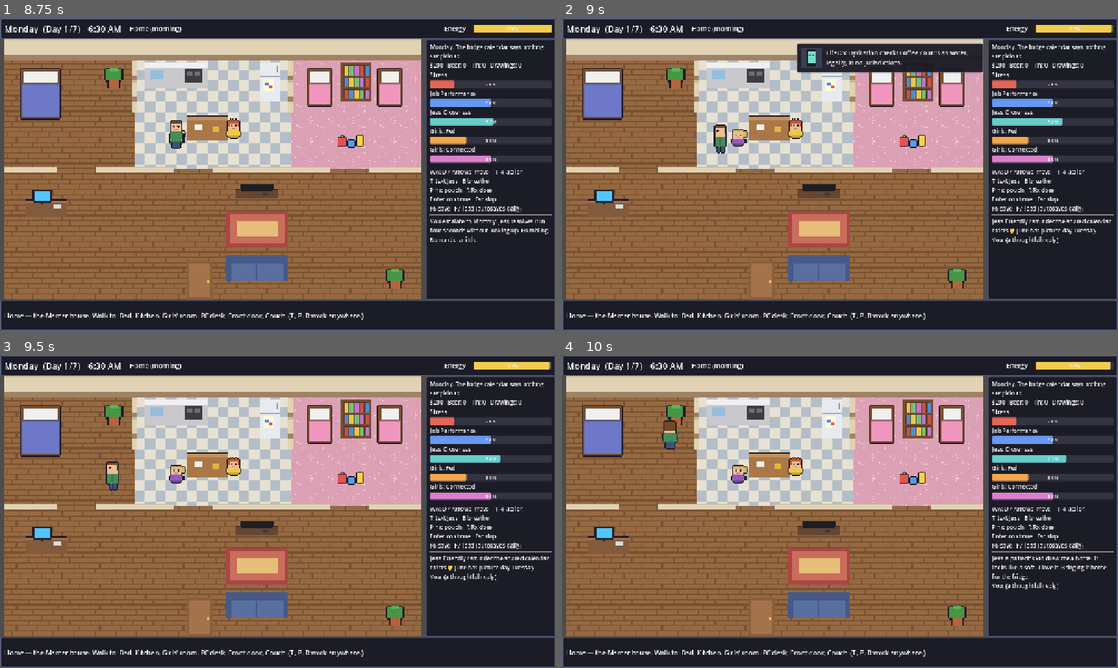
Above: before the commit, frames 1-4 (two rows, left to right).
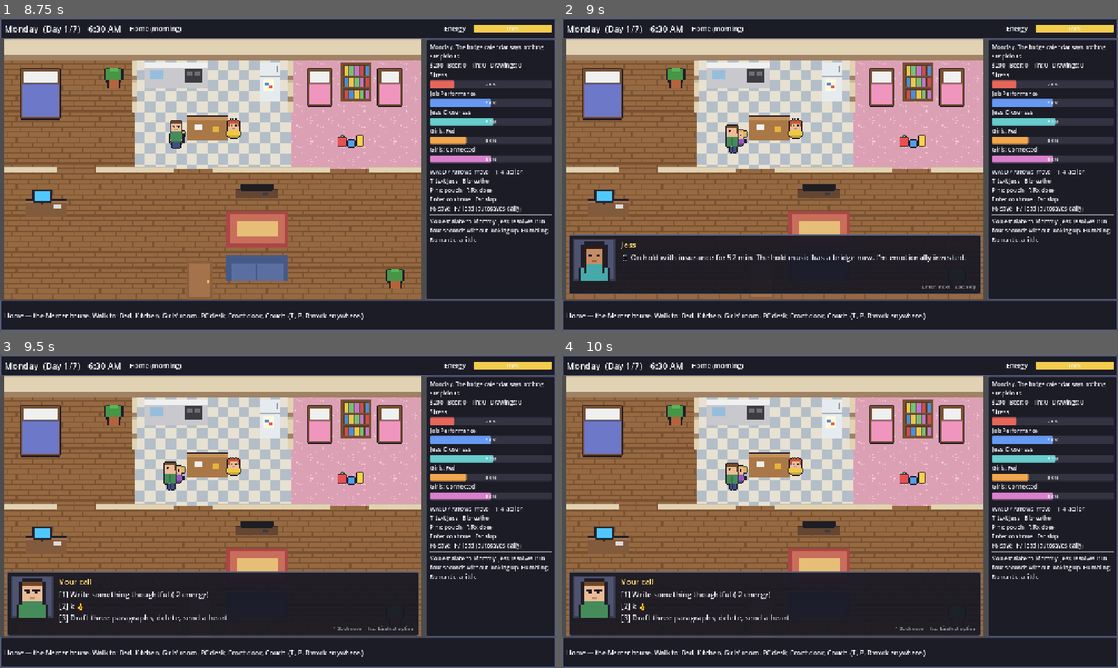
Above: after the commit, the same moments.

Repository: MartyMansion/uptime
Game: Godot game, scene res://scenes/main.tscn
The game is run twice, just before and just after one commit, with the same random seed, the same clock (stepped at 60 frames per second) and the same inputs.
Inputs:
- Up to frame 1 (8.75 s): tap Enter at 0.5, 2.1, 5, 6.5 s; hold D 0.53-1.28 s; tap T at 0.6, 1.35, 2.3, 3.05, 3.8, 4.55, 5.3, 6.05, 6.8, 7.55, 8.3 s; tap Space at 0.77, 1.52, 2, 3.02, 3.77, 4.52, 5.75, 6.02, 6.77, 7.52 s; hold S 1.28-2.03 s; hold D 2.03-2.78 s; hold W 2.78-3.53 s; tap Keypad Enter at 2.85 s; hold A 3.53-5.03 s; tap 1 at 3.6 s; tap P at 4.35 s; hold S 5.03-5.78 s; tap R at 5.1 s; hold D 5.78-6.53 s; tap B at 5.85 s; hold W 6.53-7.28 s; tap 2 at 6.6 s; hold D 7.28-8.03 s; tap 3 at 7.35 s; hold S from 8.03 s (still down); tap 4 at 8.1 s
- Up to frame 2 (9 s): release S at 8.78 s; hold A from 8.78 s (still down); tap T at 8.85 s
- Up to frame 3 (9.5 s): keep holding A; tap Space at 9.02 s
- Up to frame 4 (10 s): release A at 9.53 s; hold W from 9.53 s (still down); tap T at 9.6 s; tap Space at 9.77 s

Frame 1 is identical in both runs. In frame 2, 18% of the frame differs, in the area x 1-100%, y 2-89%; in frame 3, 16%; in frame 4, 16%.

Commit message:
Refinement 15: phone overlay replies; fix off-grid 12:40 AM softlock

Diff:
--- a/scripts/cutscenes.gd
+++ b/scripts/cutscenes.gd
@@ -11,7 +11,7 @@
 ##  ["wait", seconds]
 ## Lines adapted from the design doc (§4.12, §5.4).
 
-const IDS := ["wake", "dropoff", "arrive_work", "drive_stop", "pickup", "jess_home", "bedtime", "day_end", "review", "moment", "chaos", "dinner", "one_more", "triage", "page"]
+const IDS := ["wake", "dropoff", "arrive_work", "drive_stop", "pickup", "jess_home", "bedtime", "day_end", "review", "moment", "chaos", "dinner", "one_more", "triage", "page", "phone"]
 
 static func build(id: String, gs: Node, ctx: Dictionary = {}) -> Array:
 	var d: int = gs.day
@@ -164,6 +164,11 @@
 			return [["say", "", "Halfway through the dragon voice, your phone buzzes. PAGER: [P1] Payroll server down. It's Wednesday. Of course it's Wednesday."],
 				["say", "lily", "...Is the dragon going to work?"],
 				["choice", [["Finish the story first. Six minutes. The server can wait.", "page_story"], ["Take the page. Jess takes the dragon.", "page_take"]]]]
+		"phone":
+			# Phone overlay: Jess's thread with three reply styles (TASKS M1).
+			var latest: String = gs.JESS_TEXTS[(d * 3 + int(gs.today.get("text_jess", 0))) % gs.JESS_TEXTS.size()].trim_prefix("Jess: ")
+			return [["say", "jess", "📱 " + latest],
+				["choice", [["Write something thoughtful (-2 energy)", "phone_thoughtful"], ["k 👍", "phone_k"], ["Draft three paragraphs, delete, send a heart", "phone_draft"]]]]
 		"one_more":
 			return [["lifeos", "It's late. Your squad is queuing again. LifeOS has no opinion. (LifeOS has an opinion.)"],
 				["choice", [["Log off. Go to bed like an adult.", "match_bed"], ["One more match.", "match_more"]]]]
--- a/scripts/game_state.gd
+++ b/scripts/game_state.gd
@@ -278,7 +278,9 @@
 	if not (phase in a["phases"]):
 		return "Not right now."
 	var cost_min: int = int(a["blocks"]) * BLOCK
-	if minutes + cost_min > DAY_END:
+	# Allow a partial last block (choices can leave the clock off the 30-min grid);
+	# the action just runs into 1 AM and the day ends.
+	if minutes + cost_min > DAY_END and (minutes + cost_min - DAY_END >= BLOCK or minutes >= DAY_END):
 		return "Not enough day left. It's %s." % clock_text()
 	if a.has("before") and minutes >= int(a["before"]):
 		return "Too late for that today."
@@ -333,7 +335,7 @@
 	if id == "work_ticket" and rx_active():
 		e = -5          # focus: tickets feel easy...
 		perf += 3
-	minutes += blocks * BLOCK
+	minutes = mini(minutes + blocks * BLOCK, DAY_END)
 	energy = clampi(energy + e, 0, 100)
 	stress = clampi(stress + int(a.get("stress", 0)), 0, 100)
 	performance = clampi(performance + perf, 0, 100)
@@ -763,11 +765,15 @@
 	"triage_reboot": [{"performance": 1}, "\"Have you tried turning it off and on again?\" They had not. It works. The oldest magic."],
 	"page_story": [{"connected": 8, "performance": -4, "stress": 3}, "You finish the story first. The dragon wins. The server waits 6 minutes. Nobody remembers the outage. Lily will remember the dragon."],
 	"page_take": [{"performance": 5, "connected": -3}, "You take the page. Lily says \"It's okay, Daddy.\" She means it. That's the hard part. Jess finishes the dragon voice. It's a different dragon."],
+	"phone_k": [{"closeness": 1}, "You: k 👍\nJess: 👍\n(A perfectly functional marriage protocol. Low bandwidth.)"],
+	"phone_draft": [{"closeness": 2, "stress": 1}, "You type three paragraphs about how much you appreciate her. Delete. Send: ❤\nJess: ❤❤\n(She got all three paragraphs anyway.)"],
 	"talk_honest": [{"closeness": 8, "honesty": 15, "stress": -6}, "\"Yeah. It's been more than I want it to be.\" Jess takes your hand. \"Okay. We'll figure it out. Together, like the IKEA bed.\""],
 	"talk_deflect": [{"closeness": -4, "honesty": -10}, "\"Just a long week.\" Jess nods. She doesn't push. That's somehow worse."],
 	"talk_joke": [{"closeness": -2, "honesty": -5}, "\"The recycling is just very enthusiastic.\" Jess smiles, but only with her mouth."],
 }
 func apply_choice(eid: String) -> String:
+	if eid == "phone_thoughtful":
+		return do_action("text_jess")
 	if not CHOICES.has(eid):
 		return ""
 	var c: Array = CHOICES[eid]
--- a/scripts/main.gd
+++ b/scripts/main.gd
@@ -419,7 +419,12 @@
 		lifeos_panel.visible = false
 		return
 	match k:
-		KEY_T: perform("text_jess")
+		KEY_T:
+			var why: String = GameState.can_do("text_jess")
+			if why == "":
+				queue_cutscene("phone")
+			else:
+				_log(why)
 		KEY_P: perform("pouch")
 		KEY_R: perform("rx_dose")
 		KEY_B: perform("breathe")
--- a/tests/playtest_bot.gd
+++ b/tests/playtest_bot.gd
@@ -229,7 +229,10 @@
 			stats["actions"] += 1
 			stats["actions_used"][a] = int(stats["actions_used"].get(a, 0)) + 1
 			var before_min: int = gs.minutes
-			main.perform(a)
+			if a == "text_jess" and rng.randf() < 0.5:
+				main.queue_cutscene("phone")   # the T key path: phone overlay with reply choices
+			else:
+				main.perform(a)
 			if gs.minutes < before_min and gs.day == last_day and not gs.week_over: bad("clock went backwards on " + a)
 		check_state()
 		if rng.randf() < 0.05: await audit("play")
--- a/tests/run_tests.gd
+++ b/tests/run_tests.gd
@@ -183,6 +183,12 @@
 	var cz: Array = Cutscenes.build("chaos", gs, {"n": 0})
 	check(str(cz[-1][1][0][1]) == "chaos_calm", "high stress: the laugh option is out of reach in chaos events")
 	gs.stress = 20
+	var c1: int = gs.closeness
+	gs.apply_choice("phone_draft")
+	check(gs.closeness == mini(c1 + 2, 100), "phone: draft-and-delete heart reply")
+	gs.new_game(61); gs.do_action("leave_for_work"); gs.minutes = 1480
+	check(gs.can_do("head_home") == "" , "off-grid clock at 12:40 AM still has a way forward (no softlock)")
+	gs.new_game(62)
 	# --- Side hustle + achievements
 	gs.new_game(51)
 	gs.phase = "home_pm"; gs.minutes = 1200
Not shown, changed: DEVLOG.md
